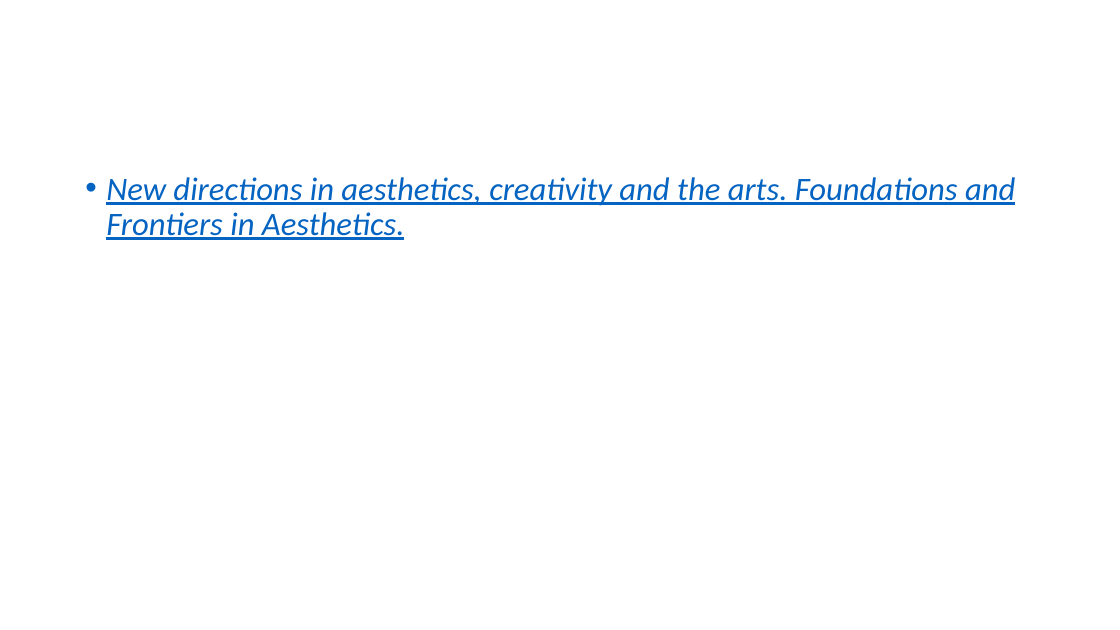
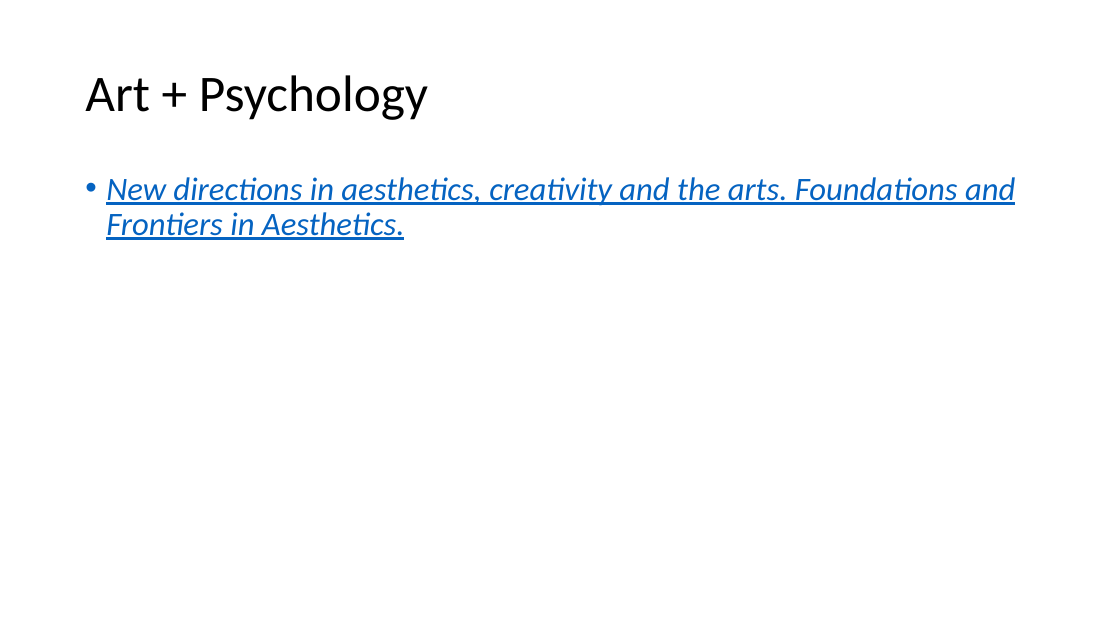
Before and after one commit to PatriciaXiao/Conclusion, a slide deck: slide 23 of Conclusion.pptx. Drawn at 1120x630 pixels with LibreOffice and Linux fonts; fonts in the diff are those of the drawing. Boxes give left, top, right and bottom in pixels: in the first picture for what was removed or moved away, otherwise in the second. Text is boxed around its words. In the diff, an @@ line names an element or a change of style, - is before the commit and + after.

```diff
--- a/Conclusion.pptx
+++ b/Conclusion.pptx
@@ title added at <box>85,75,428,120</box>, 44 pt, text #000000 @@
+Art + Psychology
```
Also in this commit, not shown: 1 other slide changed, 2 other files.
